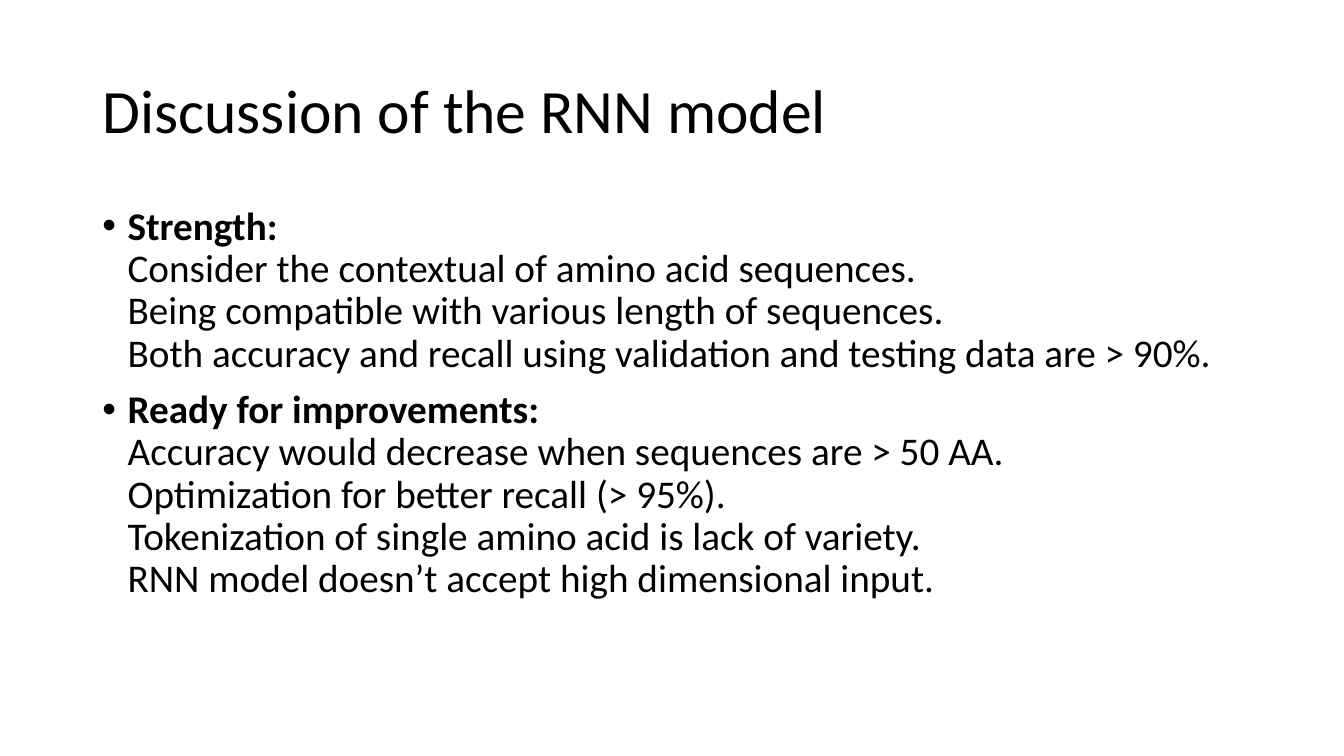
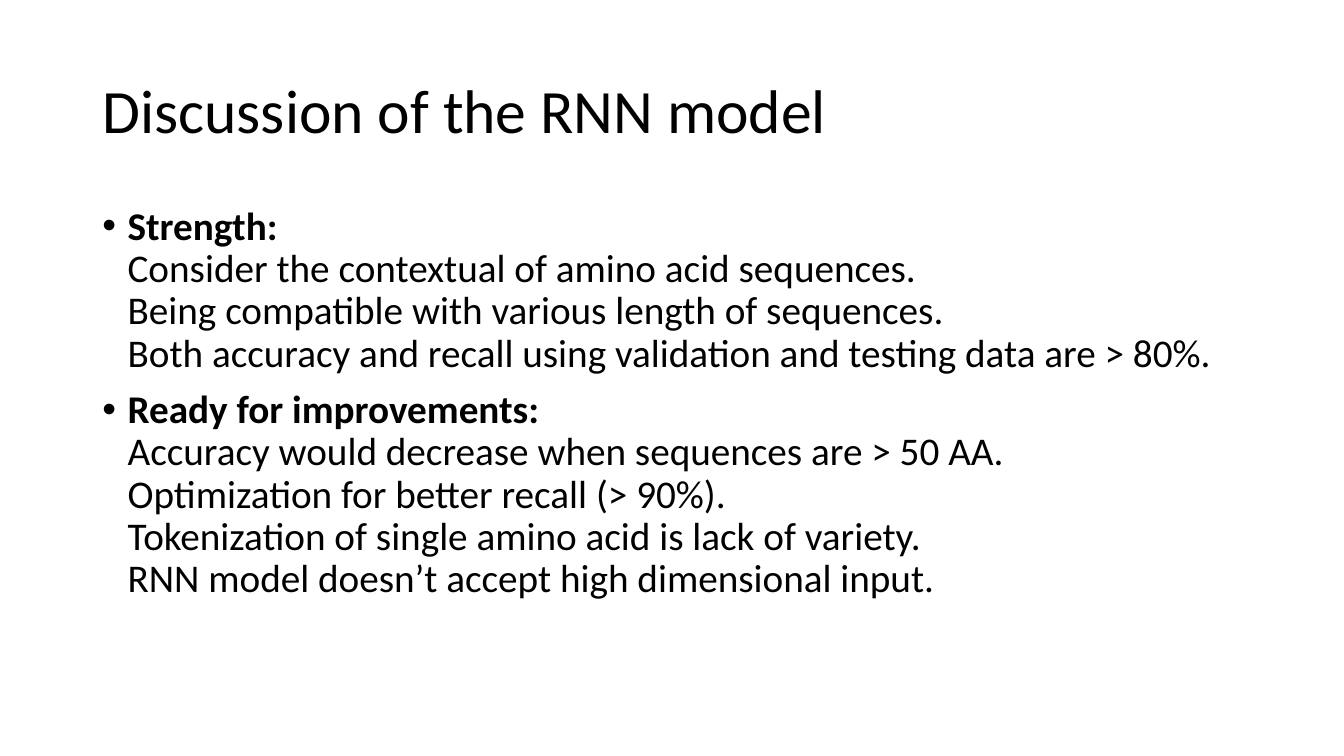
Before and after one commit to Tiezhengyuan/ml_epitope, a slide deck: slide 22 of Epitope_Prediction_TiezhengYuan.pptx (slide 19 before the commit). Drawn at 1344x756 pixels with LibreOffice and Linux fonts; fonts in the diff are those of the drawing. Boxes give left, top, right and bottom in pixels: in the first picture for what was removed or moved away, otherwise in the second. Text is boxed around its words. In the diff, an @@ line names an element or a change of style, - is before the commit and + after.

```diff
--- a/Epitope_Prediction_TiezhengYuan.pptx
+++ b/Epitope_Prediction_TiezhengYuan.pptx
@@ text at (x1=128, y1=212, x2=1211, y2=599): text changed @@
-• Strength:
-  Consider the contextual of amino acid sequences.
-  Being compatible with various length of sequences.
-  Both accuracy and recall using validation and testing data are > 90%.
-• Ready for improvements:
-  Accuracy would decrease when sequences are > 50 AA.
-  Optimization for better recall (> 95%).
-  Tokenization of single amino acid is lack of variety.
-  RNN model doesn’t accept high dimensional input.
+• Strength:
+  Consider the contextual of amino acid sequences.
+  Being compatible with various length of sequences.
+  Both accuracy and recall using validation and testing data are > 80%.
+• Ready for improvements:
+  Accuracy would decrease when sequences are > 50 AA.
+  Optimization for better recall (> 90%).
+  Tokenization of single amino acid is lack of variety.
+  RNN model doesn’t accept high dimensional input.
```
Also in this commit, not shown: 8 other slides changed, 10 slides added.
